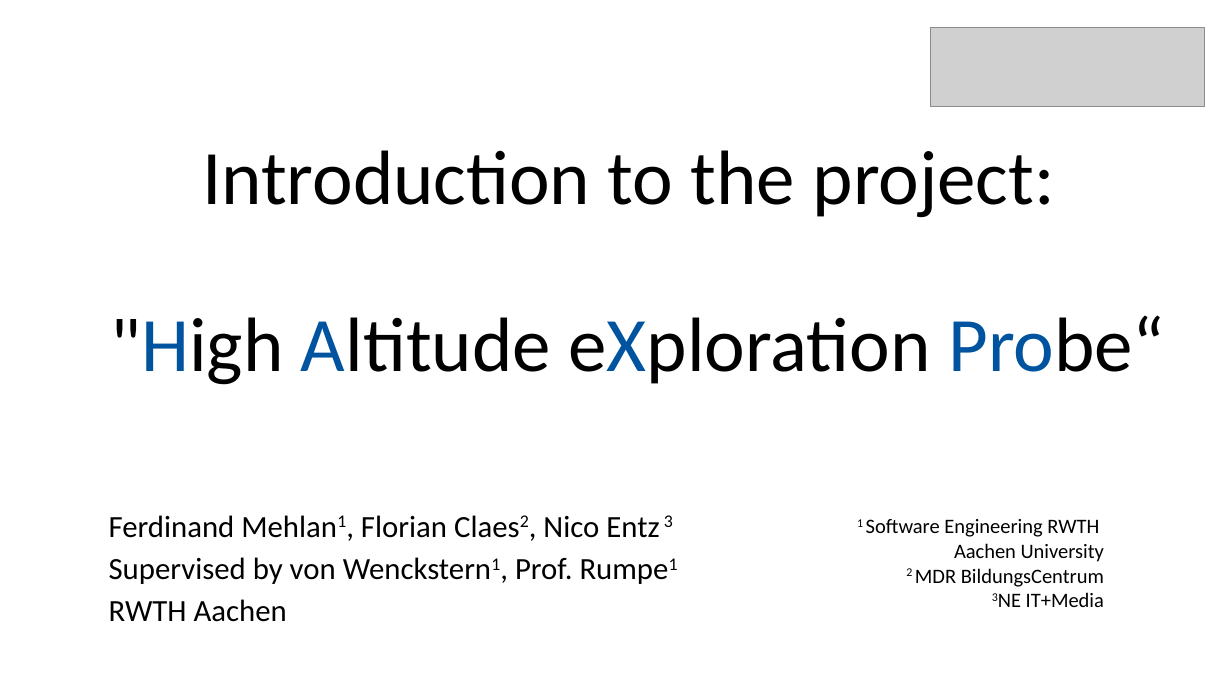
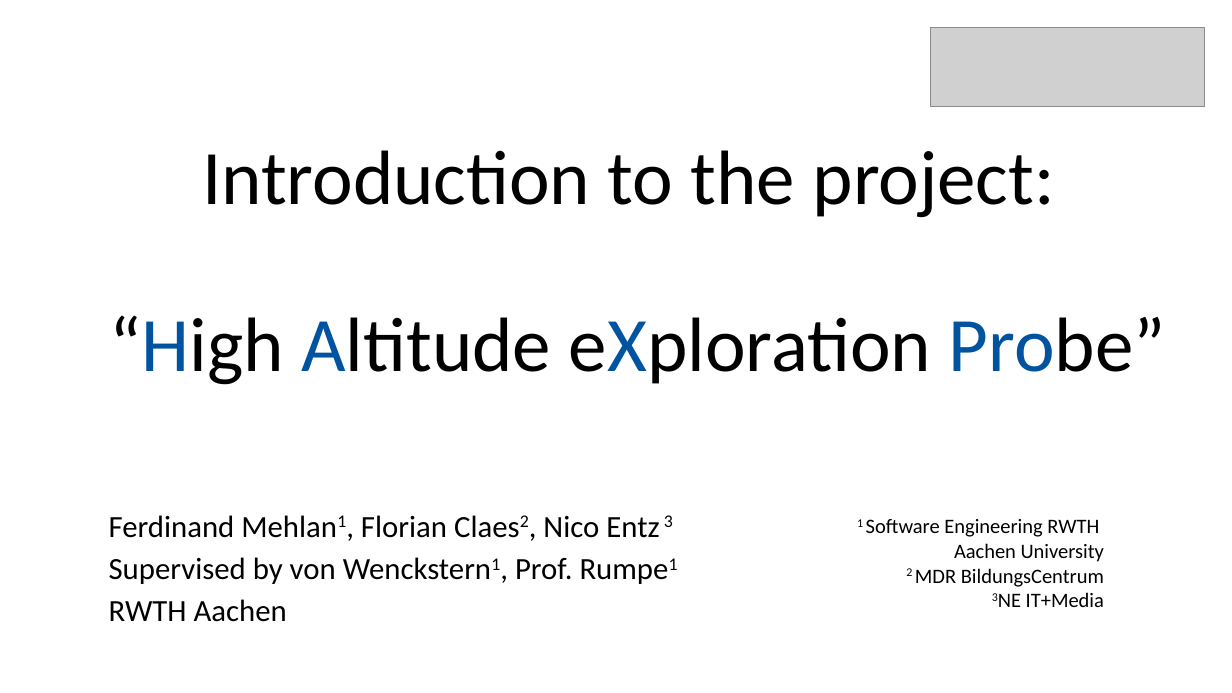
Before and after one commit to neitmedia/haxpro, a slide deck: slide 1 of Video/intro.pptx. Drawn at 1232x693 pixels with LibreOffice and Linux fonts; fonts in the diff are those of the drawing; grey boxes stand for pictures. Boxes give left, top, right and bottom in pixels: in the first picture for what was removed or moved away, otherwise in the second. Text is boxed around its words. In the diff, an @@ line names an element or a change of style, - is before the commit and + after.

Commit message:
fix intro and mdr

```diff
--- a/Video/intro.pptx
+++ b/Video/intro.pptx
@@ title at [109,150,1166,385]: text changed @@
-Introduction to the project:
-"High Altitude eXploration Probe“
+Introduction to the project:
+“High Altitude eXploration Probe”
```
Also in this commit, not shown: 1 other slide changed, 3 other files.
